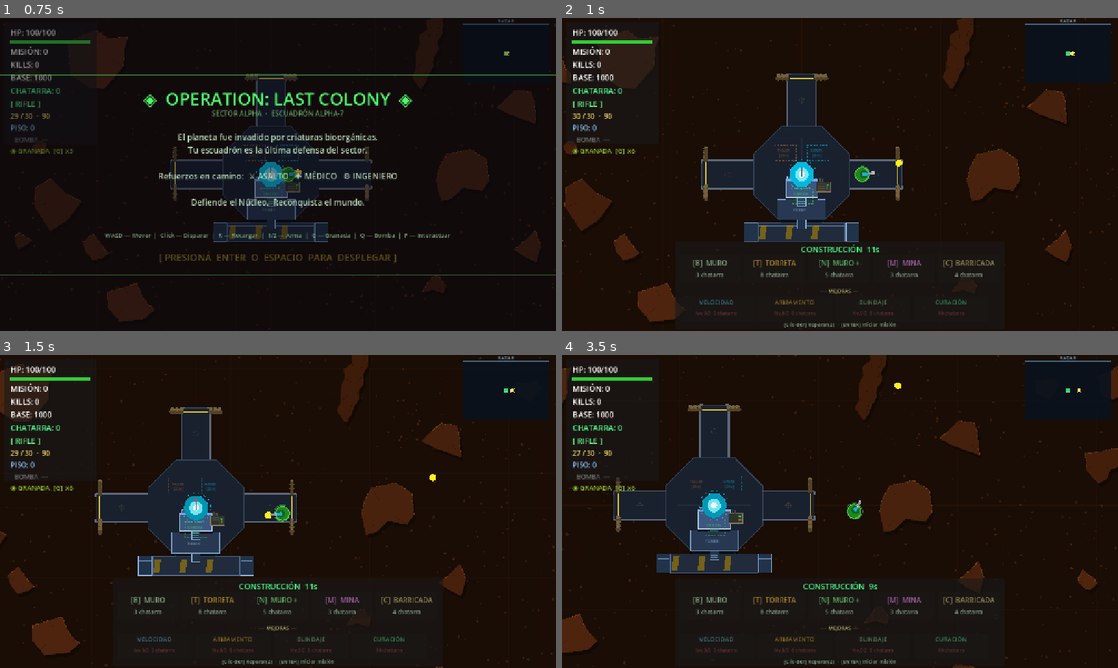
Above: before the commit, frames 1-4 (two rows, left to right).
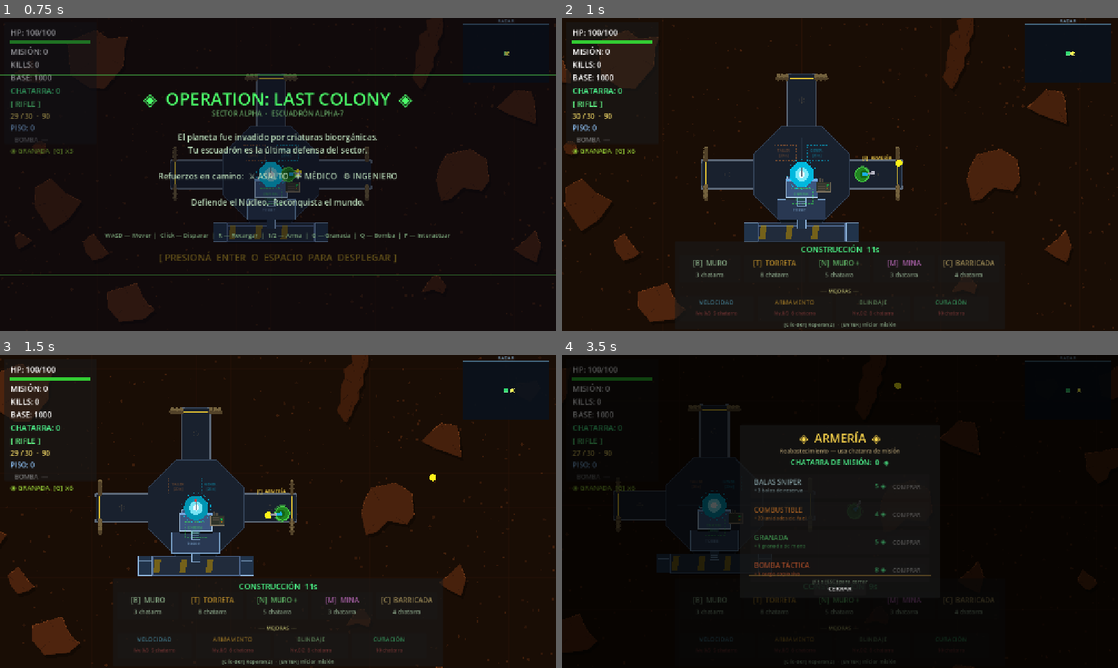
Above: after the commit, the same moments.

Repository: enriquecordero/last-colony
Game: Godot game, scene res://scenes/main.tscn
Two runs of this game, one before a commit and one after it. Both use one fixed random seed, a clock stepped at 60 frames per second and the inputs below. This scene is started directly instead of the project's main scene.
Inputs (mouse positions are in pixels of both pictures, inside the frame that each line leads up to):
- Up to frame 1 (0.75 s): tap Enter at 0.5 s; move the mouse to (400, 158) at 0.52 s; hold Right (ui_right) from 0.53 s (still down); tap F at 0.6 s; click (400, 158) at 0.67 s
- Up to frame 2 (1 s): keep holding Right (ui_right); tap Space at 0.77 s; tap E at 0.8 s
- Up to frame 3 (1.5 s): move the mouse to (166, 527) at 1.27 s; release Right (ui_right) at 1.28 s; hold Down (ui_down) from 1.28 s (still down); tap E at 1.35 s; click (166, 527) at 1.42 s
- Up to frame 4 (3.5 s): tap Space at 1.52, 2.75 s; tap F at 1.55, 2.85 s; release Down (ui_down) at 2 s; click (840, 589) at 2 s, where only the run after the commit has a clickable "CERRAR"; move the mouse to (895, 442) at 2.77 s; hold Right (ui_right) from 2.78 s (still down); click (895, 442) at 2.92 s; tap E at 3.05 s

Frame 1 is identical in both runs. In frame 2, less than 0.1% of the frame differs, in the area x 54-60%, y 43-46%; in frame 3, less than 0.1%; in frame 4, 17%, in the area x 0-100%, y 0-100%.
Error before the commit: Cannot call method 'queue_free' on a null value. (res://scripts/main.gd:432)
Error after the commit: Cannot call method 'queue_free' on a null value. (res://scripts/main.gd:454)

Commit message:
Add fortress interactive hub: skill tree + armory
The fortress core now opens a permanent meta-upgrade skill tree (F key)
and the east arm opens an ammo resupply station that uses mission chatarra.

- fortress_skill_tree.gd: 790×540 CanvasLayer panel, two columns
  (Combate / Resistencia), star ratings, buy buttons, ESC/F to close
- fortress_ammo_station.gd: 460×400 CanvasLayer panel with 4 items
  (sniper ammo, flame fuel, grenade, bomb), deducts from mission chatarra
- fortress.gd: zone hint text drawn in world space when player approaches
  core or east arm; get_east_arm_mid() public helper
- player.gd: add_sniper_ammo() and add_flame_fuel() methods
- main.gd: create + wire both panels, _try_interact_fortress() proximity
  check, _tick_fortress_hints() updates draw state each frame

Co-Authored-By: Claude Sonnet 4.6 <noreply@anthropic.com>

Diff:
--- a/scripts/fortress.gd
+++ b/scripts/fortress.gd
@@ -86,6 +86,9 @@
 var _apo: float   # OCT_RADIUS * cos(22.5°) ≈ 110.87
 var _fort_walls: Array = []
 var _pulse_t: float = 0.0
+
+var show_zone_hints: bool  = false
+var player_pos:     Vector2 = Vector2.ZERO
 
 
 func _ready() -> void:
@@ -340,6 +343,10 @@
 
 	# 12) Wall damage overlay
 	_draw_wall_damage()
+
+	# 13) Zone interaction hints
+	if show_zone_hints:
+		_draw_zone_hints()
 
 
 func _draw_arm_walls() -> void:
@@ -590,6 +597,26 @@
 					cc, 1.5)
 
 
+func _draw_zone_hints() -> void:
+	var f := ThemeDB.fallback_font
+
+	# Core → skill tree
+	var dist_core := player_pos.distance_to(hex_center)
+	var alpha_core := clampf(1.0 - (dist_core - 55.0) / 35.0, 0.0, 1.0)
+	if alpha_core > 0.0:
+		draw_string(f, Vector2(-62.0, -46.0), "[F]  ÁRBOL DE HABILIDADES",
+			HORIZONTAL_ALIGNMENT_LEFT, -1, 11, Color(0.30, 1.0, 0.42, alpha_core))
+
+	# East arm → armería
+	var east_arm_mid_global := hex_center + Vector2(_apo + ARM_LEN * 0.5, 0.0)
+	var dist_east  := player_pos.distance_to(east_arm_mid_global)
+	var alpha_east := clampf(1.0 - (dist_east - 55.0) / 35.0, 0.0, 1.0)
+	if alpha_east > 0.0:
+		var local_x := _apo + ARM_LEN * 0.5
+		draw_string(f, Vector2(local_x - 32.0, -34.0), "[F]  ARMERÍA",
+			HORIZONTAL_ALIGNMENT_LEFT, -1, 11, Color(1.0, 0.85, 0.30, alpha_east))
+
+
 # ─────────────────────────────────────────────────────────────────────────────
 # Public API
 # ─────────────────────────────────────────────────────────────────────────────
@@ -662,6 +689,9 @@
 func get_door_centers() -> Dictionary:
 	return door_centers
 
+func get_east_arm_mid() -> Vector2:
+	return hex_center + Vector2(_apo + ARM_LEN * 0.5, 0.0)
+
 
 func get_level_bounds(level: int, _pos: Vector2) -> Rect2:
 	match level:
--- /dev/null
+++ b/scripts/fortress_ammo_station.gd
@@ -0,0 +1,205 @@
+extends CanvasLayer
+
+signal biomasa_spent(amount: int)
+signal grenade_added(count: int)
+signal bomb_added(count: int)
+signal sniper_ammo_added(count: int)
+signal flame_fuel_added(count: int)
+signal closed
+
+const VIEW_W := 1280.0
+const VIEW_H  := 720.0
+
+var _panel:    Panel
+var _bank_lbl: Label
+var _biomasa:  int   = 0
+var _rows:     Array = []   # [{row:Panel, btn:Button, cost:int}]
+
+
+func _ready() -> void:
+	layer   = 24
+	visible = false
+	_build()
+
+
+func open(biomasa: int) -> void:
+	_biomasa = biomasa
+	visible  = true
+	_refresh_all()
+
+
+func close() -> void:
+	visible = false
+	closed.emit()
+
+
+func refresh_biomasa(amount: int) -> void:
+	_biomasa = amount
+	if visible:
+		_refresh_all()
+
+
+func _unhandled_input(event: InputEvent) -> void:
+	if not visible:
+		return
+	if event is InputEventKey and event.pressed and not event.echo:
+		if event.keycode == KEY_ESCAPE or event.keycode == KEY_F:
+			close()
+			get_viewport().set_input_as_handled()
+
+
+func _build() -> void:
+	var dim := ColorRect.new()
+	dim.set_anchors_preset(Control.PRESET_FULL_RECT)
+	dim.color        = Color(0, 0, 0, 0.68)
+	dim.mouse_filter = Control.MOUSE_FILTER_STOP
+	add_child(dim)
+
+	const PW := 460.0
+	const PH := 400.0
+	_panel          = Panel.new()
+	_panel.size     = Vector2(PW, PH)
+	_panel.position = Vector2((VIEW_W - PW) * 0.5, (VIEW_H - PH) * 0.5)
+	add_child(_panel)
+
+	var hdr := _lbl("◈  ARMERÍA  ◈", 27, Color(1.0, 0.85, 0.30))
+	hdr.horizontal_alignment = HORIZONTAL_ALIGNMENT_CENTER
+	hdr.size = Vector2(PW, 42); hdr.position = Vector2(0, 12)
+	hdr.mouse_filter = Control.MOUSE_FILTER_IGNORE
+	_panel.add_child(hdr)
+
+	var sub := _lbl("Reabastecimiento — usa chatarra de misión", 13, Color(0.65, 0.58, 0.42))
+	sub.horizontal_alignment = HORIZONTAL_ALIGNMENT_CENTER
+	sub.size = Vector2(PW, 20); sub.position = Vector2(0, 52)
+	sub.mouse_filter = Control.MOUSE_FILTER_IGNORE
+	_panel.add_child(sub)
+
+	_bank_lbl = _lbl("", 17, Color(0.30, 0.95, 0.55))
+	_bank_lbl.horizontal_alignment = HORIZONTAL_ALIGNMENT_CENTER
+	_bank_lbl.size = Vector2(PW, 24); _bank_lbl.position = Vector2(0, 74)
+	_bank_lbl.mouse_filter = Control.MOUSE_FILTER_IGNORE
+	_panel.add_child(_bank_lbl)
+
+	_add_sep(20.0, 102.0)
+
+	var item_defs := [
+		{"id": "sniper",  "label": "BALAS SNIPER",  "desc": "+3 balas de reserva",
+			"cost": 5, "col": Color(0.80, 0.97, 1.00)},
+		{"id": "fuel",    "label": "COMBUSTIBLE",   "desc": "+20 unidades de fuel",
+			"cost": 4, "col": Color(1.00, 0.55, 0.15)},
+		{"id": "grenade", "label": "GRANADA",        "desc": "+1 granada de mano",
+			"cost": 5, "col": Color(0.35, 0.88, 0.45)},
+		{"id": "bomb",    "label": "BOMBA TÁCTICA",  "desc": "+1 carga explosiva",
+			"cost": 8, "col": Color(1.00, 0.42, 0.20)},
+	]
+
+	const IH  := 56.0
+	const IGY := 8.0
+	const SY  := 114.0
+	const IX  := 24.0
+	const IW  := PW - 48.0
+
+	for i in item_defs.size():
+		var def: Dictionary = item_defs[i]
+		_add_item_row(def, IX, SY + float(i) * (IH + IGY), IW, IH)
+
+	_add_sep(20.0, PH - 54.0)
+
+	var hint := _lbl("[F] o [ESC] para cerrar", 12, Color(0.42, 0.52, 0.42))
+	hint.horizontal_alignment = HORIZONTAL_ALIGNMENT_CENTER
+	hint.size = Vector2(PW, 18); hint.position = Vector2(0, PH - 48.0)
+	hint.mouse_filter = Control.MOUSE_FILTER_IGNORE
+	_panel.add_child(hint)
+
+	var close_btn := Button.new()
+	close_btn.text = "CERRAR"
+	close_btn.add_theme_font_size_override("font_size", 14)
+	close_btn.size     = Vector2(120, 30)
+	close_btn.position = Vector2(PW * 0.5 - 60.0, PH - 38.0)
+	close_btn.pressed.connect(close)
+	_panel.add_child(close_btn)
+
+
+func _add_item_row(def: Dictionary, x: float, y: float, w: float, h: float) -> void:
+	var col:     Color  = def["col"]
+	var cost:    int    = def["cost"]
+	var item_id: String = def["id"]
+
+	var row := Panel.new()
+	row.size     = Vector2(w, h)
+	row.position = Vector2(x, y)
+	_panel.add_child(row)
+
+	var name_lbl := _lbl(def["label"], 16, col)
+	name_lbl.size         = Vector2(w * 0.5, 22)
+	name_lbl.position     = Vector2(8, 6)
+	name_lbl.mouse_filter = Control.MOUSE_FILTER_IGNORE
+	row.add_child(name_lbl)
+
+	var desc_lbl := _lbl(def["desc"], 12, col.darkened(0.15))
+	desc_lbl.size         = Vector2(w * 0.5, 18)
+	desc_lbl.position     = Vector2(8, 28)
+	desc_lbl.mouse_filter = Control.MOUSE_FILTER_IGNORE
+	row.add_child(desc_lbl)
+
+	var cost_lbl := _lbl("%d ◈" % cost, 15, Color(0.30, 0.95, 0.55))
+	cost_lbl.horizontal_alignment = HORIZONTAL_ALIGNMENT_RIGHT
+	cost_lbl.size         = Vector2(90, 22)
+	cost_lbl.position     = Vector2(w - 192.0, 16.0)
+	cost_lbl.mouse_filter = Control.MOUSE_FILTER_IGNORE
+	row.add_child(cost_lbl)
+
+	var buy_btn := Button.new()
+	buy_btn.text = "COMPRAR"
+	buy_btn.add_theme_font_size_override("font_size", 13)
+	buy_btn.size     = Vector2(90, 28)
+	buy_btn.position = Vector2(w - 98.0, (h - 28.0) * 0.5)
+	buy_btn.pressed.connect(func(): _try_purchase(item_id, cost, row))
+	row.add_child(buy_btn)
+
+	_rows.append({"row": row, "btn": buy_btn, "cost": cost})
+
+
+func _try_purchase(item_id: String, cost: int, row: Panel) -> void:
+	if _biomasa < cost:
+		return
+	_biomasa -= cost
+	biomasa_spent.emit(cost)
+	_refresh_all()
+
+	match item_id:
+		"sniper":  sniper_ammo_added.emit(3)
+		"fuel":    flame_fuel_added.emit(20)
+		"grenade": grenade_added.emit(1)
+		"bomb":    bomb_added.emit(1)
+
+	row.modulate = Color(1.5, 1.5, 1.2)
+	var tw := row.create_tween()
+	tw.tween_property(row, "modulate", Color.WHITE, 0.30)
+
+
+func _refresh_all() -> void:
+	_bank_lbl.text = "CHATARRA DE MISIÓN:  %d  ◈" % _biomasa
+	for entry in _rows:
+		var r: Panel  = entry["row"]
+		var b: Button = entry["btn"]
+		var c: int    = entry["cost"]
+		b.disabled    = (_biomasa < c)
+		r.modulate    = Color(1, 1, 1, 1.0) if _biomasa >= c else Color(1, 1, 1, 0.55)
+
+
+func _add_sep(px_margin: float, y: float) -> void:
+	var sep := ColorRect.new()
+	sep.size         = Vector2(_panel.size.x - px_margin * 2.0, 1)
+	sep.position     = Vector2(px_margin, y)
+	sep.color        = Color(0.55, 0.42, 0.18, 0.50)
+	sep.mouse_filter = Control.MOUSE_FILTER_IGNORE
+	_panel.add_child(sep)
+
+
+func _lbl(text: String, sz: int, color: Color) -> Label:
+	var l := Label.new()
+	l.text = text
+	l.add_theme_font_size_override("font_size", sz)
+	l.add_theme_color_override("font_color", color)
+	return l
--- /dev/null
+++ b/scripts/fortress_skill_tree.gd
@@ -0,0 +1,221 @@
+extends CanvasLayer
+
+signal upgrade_bought
+signal closed
+
+const VIEW_W := 1280.0
+const VIEW_H  := 720.0
+
+var _panel:    Panel
+var _bank_lbl: Label
+var _cards:    Dictionary = {}   # key → {card, stars, btn}
+
+func _ready() -> void:
+	layer   = 25
+	visible = false
+	_build()
+
+func open() -> void:
+	visible = true
+	_refresh_all()
+
+func close() -> void:
+	visible = false
+	closed.emit()
+
+func _unhandled_input(event: InputEvent) -> void:
+	if not visible:
+		return
+	if event is InputEventKey and event.pressed and not event.echo:
+		if event.keycode == KEY_ESCAPE or event.keycode == KEY_F:
+			close()
+			get_viewport().set_input_as_handled()
+
+func _build() -> void:
+	var dim := ColorRect.new()
+	dim.set_anchors_preset(Control.PRESET_FULL_RECT)
+	dim.color        = Color(0, 0, 0, 0.72)
+	dim.mouse_filter = Control.MOUSE_FILTER_STOP
+	add_child(dim)
+
+	const PW := 790.0
+	const PH := 540.0
+	_panel          = Panel.new()
+	_panel.size     = Vector2(PW, PH)
+	_panel.position = Vector2((VIEW_W - PW) * 0.5, (VIEW_H - PH) * 0.5)
+	add_child(_panel)
+
+	var hdr := _lbl("◈  ÁRBOL DE HABILIDADES  ◈", 27, Color(0.30, 1.0, 0.42))
+	hdr.horizontal_alignment = HORIZONTAL_ALIGNMENT_CENTER
+	hdr.size         = Vector2(PW, 42)
+	hdr.position     = Vector2(0, 12)
+	hdr.mouse_filter = Control.MOUSE_FILTER_IGNORE
+	_panel.add_child(hdr)
+
+	var sub := _lbl("Mejoras permanentes — persisten entre misiones", 13, Color(0.50, 0.65, 0.50))
+	sub.horizontal_alignment = HORIZONTAL_ALIGNMENT_CENTER
+	sub.size         = Vector2(PW, 20)
+	sub.position     = Vector2(0, 54)
+	sub.mouse_filter = Control.MOUSE_FILTER_IGNORE
+	_panel.add_child(sub)
+
+	_bank_lbl = _lbl("", 18, Color(0.30, 0.95, 0.55))
+	_bank_lbl.horizontal_alignment = HORIZONTAL_ALIGNMENT_CENTER
+	_bank_lbl.size         = Vector2(PW, 26)
+	_bank_lbl.position     = Vector2(0, 76)
+	_bank_lbl.mouse_filter = Control.MOUSE_FILTER_IGNORE
+	_panel.add_child(_bank_lbl)
+
+	_add_sep(24, 106)
+
+	# Column headers
+	var lh := _lbl("— COMBATE —", 13, Color(0.55, 0.68, 0.55))
+	lh.size = Vector2(320, 20); lh.position = Vector2(28, 112)
+	lh.horizontal_alignment = HORIZONTAL_ALIGNMENT_CENTER
+	lh.mouse_filter = Control.MOUSE_FILTER_IGNORE
+	_panel.add_child(lh)
+
+	var rh := _lbl("— RESISTENCIA —", 13, Color(0.55, 0.68, 0.55))
+	rh.size = Vector2(320, 20); rh.position = Vector2(440, 112)
+	rh.horizontal_alignment = HORIZONTAL_ALIGNMENT_CENTER
+	rh.mouse_filter = Control.MOUSE_FILTER_IGNORE
+	_panel.add_child(rh)
+
+	# Cards — two columns
+	var left_keys  := ["speed",   "fire",    "damage"]
+	var right_keys := ["ammo",    "armor",   "rockets"]
+	const CW := 320.0
+	const CH := 82.0
+	const GY := 10.0
+	const SY := 136.0
+	const LX := 28.0
+	const RX := 442.0
+
+	for i in 3:
+		_add_card(left_keys[i],  LX, SY + i * (CH + GY), CW, CH)
+		_add_card(right_keys[i], RX, SY + i * (CH + GY), CW, CH)
+		if i < 2:
+			_add_connector(LX + CW * 0.5 - 1, SY + i * (CH + GY) + CH, GY + 2)
+			_add_connector(RX + CW * 0.5 - 1, SY + i * (CH + GY) + CH, GY + 2)
+
+	_add_sep(24, PH - 56)
+
+	var hint := _lbl("[F] o [ESC] para cerrar", 12, Color(0.42, 0.52, 0.42))
+	hint.horizontal_alignment = HORIZONTAL_ALIGNMENT_CENTER
+	hint.size = Vector2(PW, 18); hint.position = Vector2(0, PH - 50)
+	hint.mouse_filter = Control.MOUSE_FILTER_IGNORE
+	_panel.add_child(hint)
+
+	var btn := Button.new()
+	btn.text = "CERRAR"
+	btn.add_theme_font_size_override("font_size", 15)
+	btn.size     = Vector2(130, 32)
+	btn.position = Vector2(PW * 0.5 - 65, PH - 42)
+	btn.pressed.connect(close)
+	_panel.add_child(btn)
+
+
+func _add_card(key: String, x: float, y: float, w: float, h: float) -> void:
+	var info: Dictionary = StageManager.META_TREE.get(key, {})
+	var col: Color       = info.get("color", Color.WHITE)
+
+	var card         := Panel.new()
+	card.size         = Vector2(w, h)
+	card.position     = Vector2(x, y)
+	_panel.add_child(card)
+
+	var name_lbl := _lbl(info.get("label", key), 18, col)
+	name_lbl.horizontal_alignment = HORIZONTAL_ALIGNMENT_CENTER
+	name_lbl.size         = Vector2(w, 26)
+	name_lbl.position     = Vector2(0, 6)
+	name_lbl.mouse_filter = Control.MOUSE_FILTER_IGNORE
+	card.add_child(name_lbl)   # idx 0
+
+	var stars_lbl := _lbl("", 14, col.lightened(0.25))
+	stars_lbl.horizontal_alignment = HORIZONTAL_ALIGNMENT_CENTER
+	stars_lbl.size         = Vector2(w, 20)
+	stars_lbl.position     = Vector2(0, 32)
+	stars_lbl.mouse_filter = Control.MOUSE_FILTER_IGNORE
+	card.add_child(stars_lbl)  # idx 1
+
+	var buy_btn := Button.new()
+	buy_btn.add_theme_font_size_override("font_size", 13)
+	buy_btn.size     = Vector2(w - 16, 24)
+	buy_btn.position = Vector2(8, 54)
+	buy_btn.pressed.connect(func(): _try_buy(key))
+	card.add_child(buy_btn)    # idx 2
+
+	_cards[key] = {"card": card, "stars": stars_lbl, "btn": buy_btn}
+
+
+func _add_sep(px_margin: float, y: float) -> void:
+	var sep := ColorRect.new()
+	sep.size         = Vector2(_panel.size.x - px_margin * 2.0, 1)
+	sep.position     = Vector2(px_margin, y)
+	sep.color        = Color(0.28, 0.42, 0.28, 0.50)
+	sep.mouse_filter = Control.MOUSE_FILTER_IGNORE
+	_panel.add_child(sep)
+
+
+func _add_connector(x: float, y: float, h: float) -> void:
+	var c := ColorRect.new()
+	c.size         = Vector2(2, h)
+	c.position     = Vector2(x, y)
+	c.color        = Color(0.28, 0.42, 0.28, 0.45)
+	c.mouse_filter = Control.MOUSE_FILTER_IGNORE
+	_panel.add_child(c)
+
+
+func _try_buy(key: String) -> void:
+	if StageManager.buy_meta(key):
+		upgrade_bought.emit()
+		_refresh_all()
+
+
+func _refresh_all() -> void:
+	_bank_lbl.text = "CHATARRA ACUMULADA:  %d  ◈" % StageManager.chatarra_banked
+	for key in _cards:
+		_refresh_card(key)
+
+
+func _refresh_card(key: String) -> void:
+	var entry: Dictionary = _cards.get(key, {})
+	if entry.is_empty():
+		return
+	var card:  Panel  = entry["card"]
+	var stars: Label  = entry["stars"]
+	var btn:   Button = entry["btn"]
+
+	var lv    := StageManager.get_meta_level(key)
+	var info: Dictionary = StageManager.META_TREE.get(key, {})
+	var maxlv := int(info.get("max", 3))
+	var col:   Color = info.get("color", Color.WHITE)
+	var cost   := StageManager.get_meta_cost(key)
+
+	var star_str := ""
+	for i in maxlv:
+		star_str += ("★" if i < lv else "☆") + " "
+	stars.text = star_str.strip_edges()
+	stars.add_theme_color_override("font_color", col.lightened(0.2))
+
+	if lv >= maxlv:
+		btn.text      = "MÁXIMO  ✓"
+		btn.disabled  = true
+		card.modulate = Color(1, 1, 1, 0.60)
+	elif cost >= 0 and StageManager.chatarra_banked >= cost:
+		btn.text      = "MEJORAR  —  %d ◈" % cost
+		btn.disabled  = false
+		card.modulate = Color(1, 1, 1, 1.0)
+	else:
+		var short := cost - StageManager.chatarra_banked
+		btn.text      = "%d ◈  (faltan %d)" % [cost, short]
+		btn.disabled  = true
+		card.modulate = Color(1, 1, 1, 0.50)
+
+
+func _lbl(text: String, sz: int, color: Color) -> Label:
+	var l := Label.new()
+	l.text = text
+	l.add_theme_font_size_override("font_size", sz)
+	l.add_theme_color_override("font_color", color)
+	return l
--- a/scripts/main.gd
+++ b/scripts/main.gd
@@ -40,6 +40,8 @@
 const NPCEngineer       = preload("res://scripts/npc_engineer.gd")
 const NPCFrancotirador  = preload("res://scripts/npc_francotirador.gd")
 const NPCDemoliciones   = preload("res://scripts/npc_demoliciones.gd")
+const FortressSkillTree  = preload("res://scripts/fortress_skill_tree.gd")
+const FortressAmmoStation = preload("res://scripts/fortress_ammo_station.gd")
 
 const VIEW_W   := 1280.0
 const VIEW_H   := 720.0
@@ -132,6 +134,9 @@
 var _regen_t:        float       = 0.0
 var _event_cd:       float       = 70.0
 var _game_elapsed:   float       = 0.0
+
+var _skill_tree:    CanvasLayer = null
+var _ammo_station:  CanvasLayer = null
 
 func _ready() -> void:
 	_build_scene()
@@ -225,6 +230,22 @@
 	_hud.init_minimap(_player, _enemies, _friendlies, BASE_POS, MAP_W, MAP_H)
 	_hud.set_crates_node(_crates)
 
+	_skill_tree = FortressSkillTree.new()
+	_skill_tree.upgrade_bought.connect(_apply_meta_upgrades)
+	add_child(_skill_tree)
+
+	_ammo_station = FortressAmmoStation.new()
+	_ammo_station.biomasa_spent.connect(_on_ammo_biomasa_spent)
+	_ammo_station.grenade_added.connect(
+		func(n: int): _grenade_count += n; _hud.update_grenade(_grenade_count, _grenade_mode))
+	_ammo_station.bomb_added.connect(
+		func(n: int): _bomb_count += n)
+	_ammo_station.sniper_ammo_added.connect(
+		func(n: int): if is_instance_valid(_player): _player.add_sniper_ammo(n))
+	_ammo_station.flame_fuel_added.connect(
+		func(n: int): if is_instance_valid(_player): _player.add_flame_fuel(n))
+	add_child(_ammo_station)
+
 	_camera = Camera2D.new()
 	_camera.position                = BASE_POS
 	_camera.position_smoothing_enabled = true
@@ -404,6 +425,7 @@
 				else:
 					_toggle_pause()
 			KEY_F:
+				_try_interact_fortress()
 				_try_revive_nearby()
 				_try_interact_mission_object()
 			KEY_Q:
@@ -835,6 +857,23 @@
 	e.died.connect(_on_enemy_died)
 	_enemies.add_child(e)
 
+const FORTRESS_INTERACT_R := 80.0
+
+func _try_interact_fortress() -> void:
+	if _game_over or not is_instance_valid(_player) or not is_instance_valid(_fortress):
+		return
+	var pp := _player.global_position
+	if pp.distance_to(_fortress.get_core_pos()) <= FORTRESS_INTERACT_R:
+		_skill_tree.open()
+		return
+	if pp.distance_to(_fortress.get_east_arm_mid()) <= FORTRESS_INTERACT_R:
+		_ammo_station.open(_biomasa)
+
+func _on_ammo_biomasa_spent(amount: int) -> void:
+	_biomasa = maxi(0, _biomasa - amount)
+	_hud.update_biomasa(_biomasa)
+	_ammo_station.refresh_biomasa(_biomasa)
+
 func _try_interact_mission_object() -> void:
 	if not is_instance_valid(_player) or not _mission_active:
 		return
@@ -906,6 +945,13 @@
 	_tick_mission(delta)
 	_tick_regen(delta)
 	_tick_events(delta)
+	_tick_fortress_hints()
+
+func _tick_fortress_hints() -> void:
+	if not is_instance_valid(_fortress) or not is_instance_valid(_player):
+		return
+	_fortress.player_pos       = _player.global_position
+	_fortress.show_zone_hints  = not _game_over and not is_instance_valid(_title_ol)
 
 func _tick_camera() -> void:
 	if _game_over:
--- a/scripts/player.gd
+++ b/scripts/player.gd
@@ -522,6 +522,14 @@
 	_rocket_reserve = mini(_rocket_reserve + n, ROCKET_MAX_RESERVE)
 	_emit_ammo()
 
+func add_sniper_ammo(n: int) -> void:
+	_sniper_reserve = mini(_sniper_reserve + n, SNIPER_MAX_RESERVE)
+	_emit_ammo()
+
+func add_flame_fuel(n: int) -> void:
+	_flame_fuel = mini(_flame_fuel + n, FLAME_MAG_SIZE)
+	_emit_ammo()
+
 func refill_ammo() -> void:
 	_rifle_reserve   = RIFLE_MAX_RESERVE
 	_shotgun_reserve = SHOTGUN_MAX_RESERVE
